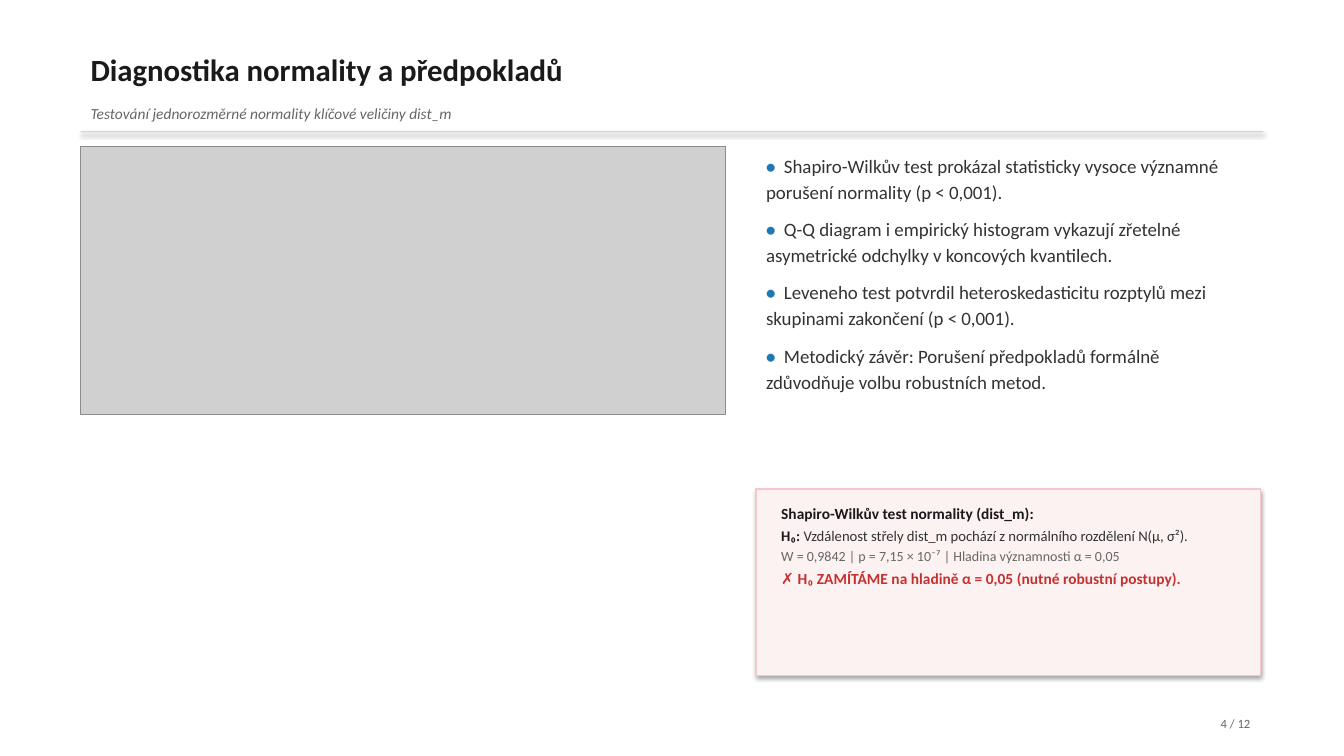
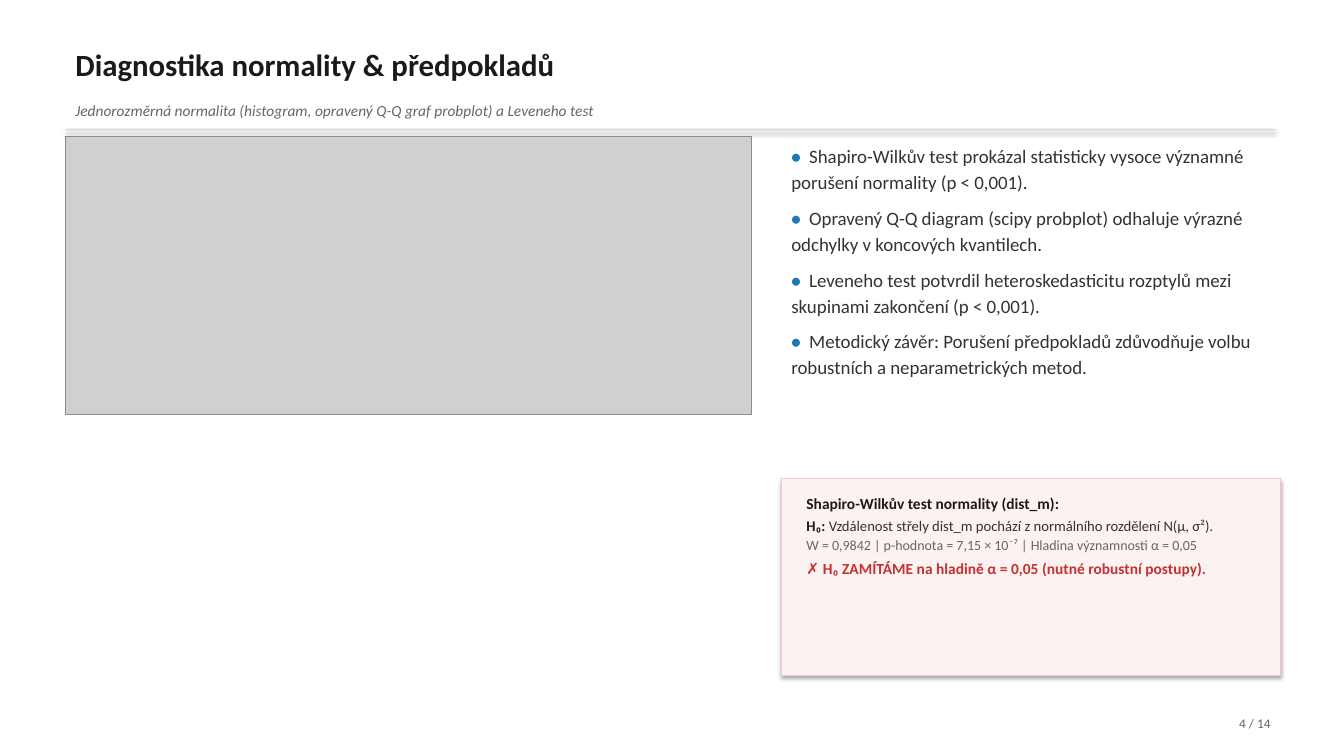
Before and after one commit to jkrejcikova/VMM_project_02, a slide deck: slide 4 of prezentace/prezentace_strelecka_uspesnost.pptx. Drawn at 1344x756 pixels with LibreOffice and Linux fonts; fonts in the diff are those of the drawing; grey boxes stand for pictures. Boxes give left, top, right and bottom in pixels: in the first picture for what was removed or moved away, otherwise in the second. Text is boxed around its words. In the diff, an @@ line names an element or a change of style, - is before the commit and + after.

Commit message:
Kompletni prepracovani VMM projektu: FA Varimax, t-SNE, VIF a 14 slidu PPTX
1. Metodicke rozsireni (metody z prednasek VMM):
- Faktorova analyza s rotaci Varimax (VMM-9): 05c_fa_varimax_loadings.png, identifikovany latentni faktory F1 (kvalita pozice) a F2 (herni hloubka)
- Nelinearni redukce dimenze t-SNE (VMM-10, 11): 05d_tsne_strely.png, separace golovych situaci v nelinearnim prostoru
- Multikolinearita a VIF (VMM-4): tabulka_vif.csv, vsechny hodnoty VIF < 3.0 (dist_m: 2.69, angle: 2.87, xG: 1.74, min: 1.01)

2. Oprava a zlepseni vizualizaci:
- Velke kontrastni pismo v celem matplotlibu (font.size: 14, axes: 15-16, tick: 13)
- Hriste na bilem pozadi (#FFFFFF), sede cary (#a0a0a0, lw=1.5), body s=35/alpha=0.65
- Opraveny Q-Q graf pomoci scipy.stats.probplot s presnymi empirickymi kvantily dat
- Plna Spearmanova korelacni matice s velkymi popiskami
- PCA biplot se zkracenymi sipkami a bezpecnymi okraji
- Forest plot na logaritmicke ose X s prehlednymi p-hodnotami

3. Prezentace (14 slidu PPTX):
- Ciste BILE pozadi (#FFFFFF) na vsech 14 snimcich
- Zadana POUZE sirka width=Inches(6.8), pomer stran zachovan bez deformace
- Symetricke 50/50 rozvrzeni (vlevo velky graf, vpravo 3-4 odrazky a decentni ramecek s H0/H1)

```diff
--- a/prezentace/prezentace_strelecka_uspesnost.pptx
+++ b/prezentace/prezentace_strelecka_uspesnost.pptx
@@ text at box(75, 53, 554, 82): text changed @@
-Diagnostika normality a předpokladů
+Diagnostika normality & předpokladů
@@ text at box(75, 105, 593, 119): text changed @@
-Testování jednorozměrné normality klíčové veličiny dist_m
+Jednorozměrná normalita (histogram, opravený Q-Q graf probplot) a Leveneho test
@@ picture: place and size @@
-picture at box(81, 146, 726, 414)
+picture at box(66, 136, 751, 414)
@@ rectangle: place and size @@
-rectangle at box(81, 131, 1263, 132)
+rectangle at box(66, 129, 1275, 130)
@@ text "• Shapiro-Wilkův test prokázal statisticky ...": place and size @@
-text "• Shapiro-Wilkův test prokázal statisticky ..." at box(766, 159, 1219, 392)
+text "• Shapiro-Wilkův test prokázal statisticky ..." at box(791, 149, 1250, 377)
@@ text at box(791, 149, 1244, 316): less space between paragraphs @@
@@ text at box(791, 211, 1243, 254): text changed @@
-• Q-Q diagram i empirický histogram vykazují zřetelné asymetrické odchylky v koncových kvantilech.
+• Opravený Q-Q diagram (scipy probplot) odhaluje výrazné odchylky v koncových kvantilech.
@@ text at box(791, 334, 1250, 377): text changed @@
-• Metodický závěr: Porušení předpokladů formálně zdůvodňuje volbu robustních metod.
+• Metodický závěr: Porušení předpokladů zdůvodňuje volbu robustních a neparametrických metod.
@@ rectangle: place and size @@
-rectangle at box(756, 489, 1260, 676)
+rectangle at box(781, 479, 1280, 676)
@@ text "Shapiro-Wilkův test normality (dist_m):": place and size @@
-text "Shapiro-Wilkův test normality (dist_m):" at box(781, 507, 1188, 587)
+text "Shapiro-Wilkův test normality (dist_m):" at box(806, 497, 1213, 577)
@@ text at box(806, 539, 1197, 552): text changed @@
-W = 0,9842 | p = 7,15 × 10⁻⁷ | Hladina významnosti α = 0,05
+W = 0,9842 | p-hodnota = 7,15 × 10⁻⁷ | Hladina významnosti α = 0,05
@@ text at box(1239, 719, 1270, 728): text changed; size 9 to 9.5 pt @@
-4 / 12
+4 / 14
```
Also in this commit, not shown: 11 other slides changed, 2 slides added, 22 other files.
